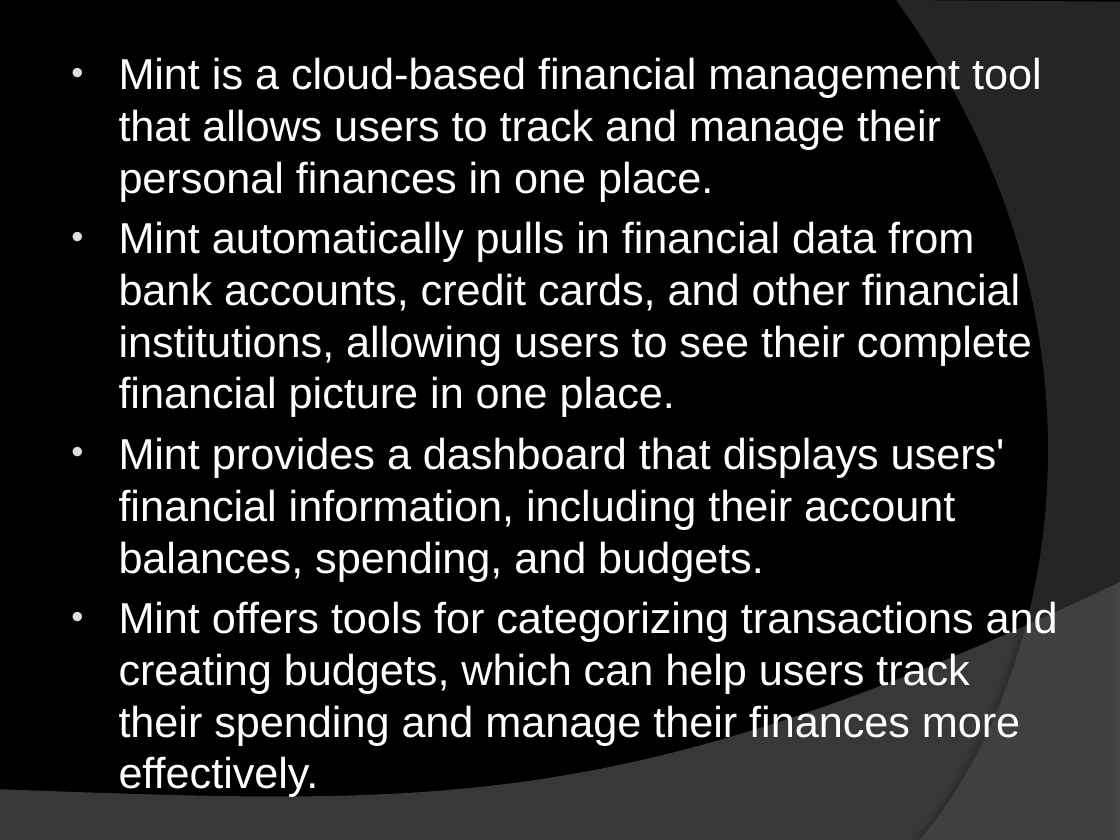
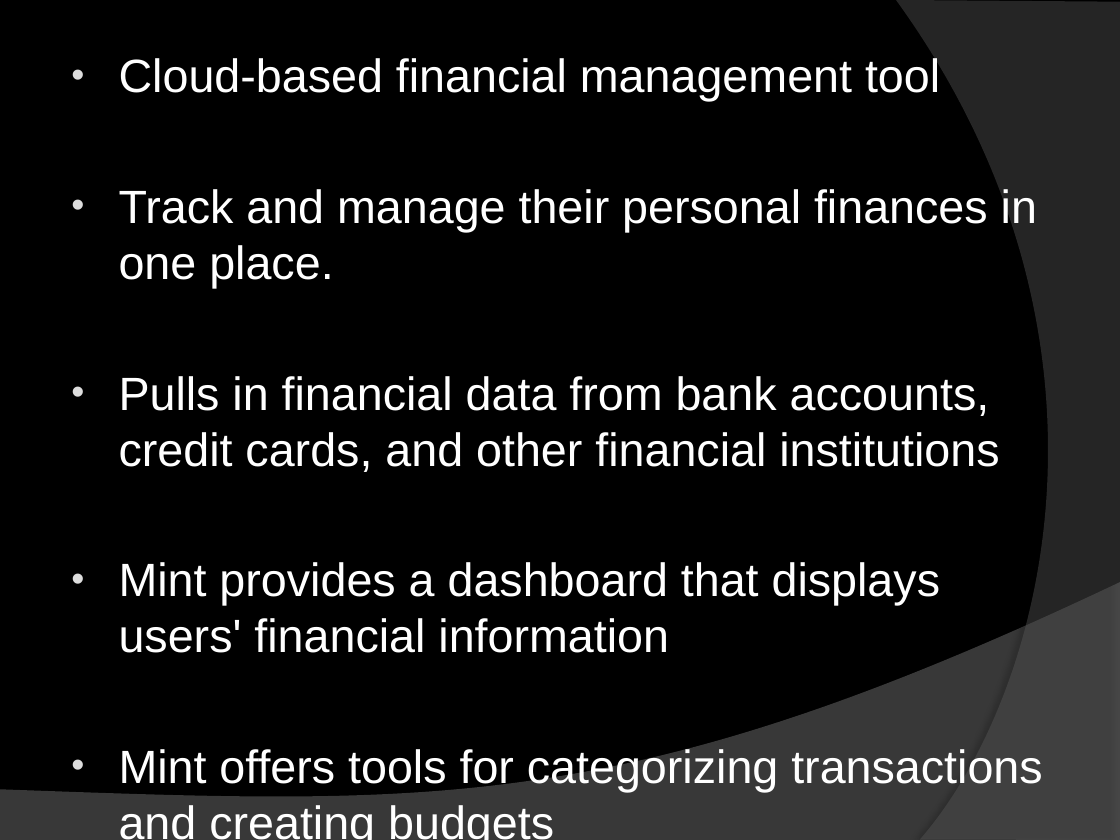
Before and after one commit to AkashChaudhare/abc, a slide deck: slide 12 of Tableau, Power Bi and Mint.pptx. Drawn at 1120x840 pixels with LibreOffice and Linux fonts; fonts in the diff are those of the drawing. Boxes give left, top, right and bottom in pixels: in the first picture for what was removed or moved away, otherwise in the second. Text is boxed around its words. In the diff, an @@ line names an element or a change of style, - is before the commit and + after.

```diff
--- a/Tableau, Power Bi and Mint.pptx
+++ b/Tableau, Power Bi and Mint.pptx
@@ text at (x1=119, y1=58, x2=1042, y2=792): text changed; size 27.8 to 30 pt @@
-• Mint is a cloud-based financial management tool that allows users to track and manage their personal finances in one place.
-• Mint automatically pulls in financial data from bank accounts, credit cards, and other financial institutions, allowing users to see their complete financial picture in one place.
-• Mint provides a dashboard that displays users' financial information, including their account balances, spending, and budgets.
-• Mint offers tools for categorizing transactions and creating budgets, which can help users track their spending and manage their finances more effectively.
+• Cloud-based financial management tool
+• Track and manage their personal finances in one place.
+• Pulls in financial data from bank accounts, credit cards, and other financial institutions
+• Mint provides a dashboard that displays users' financial information
+• Mint offers tools for categorizing transactions and creating budgets
```
Also in this commit, not shown: 5 other slides changed.
